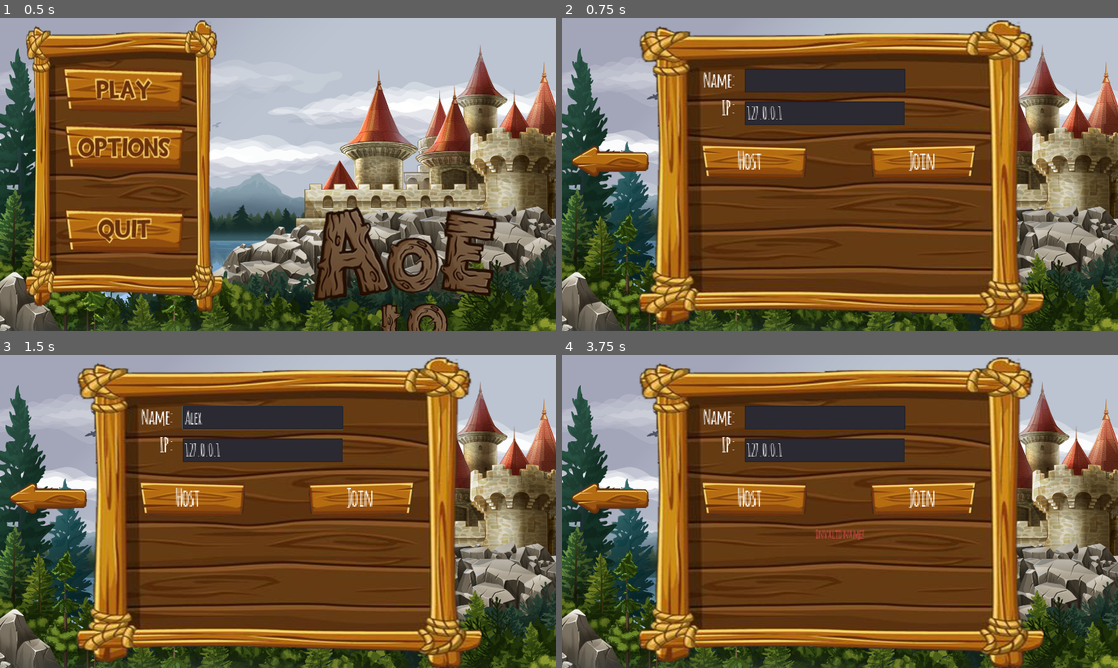
Above: before the commit, frames 1-4 (two rows, left to right).
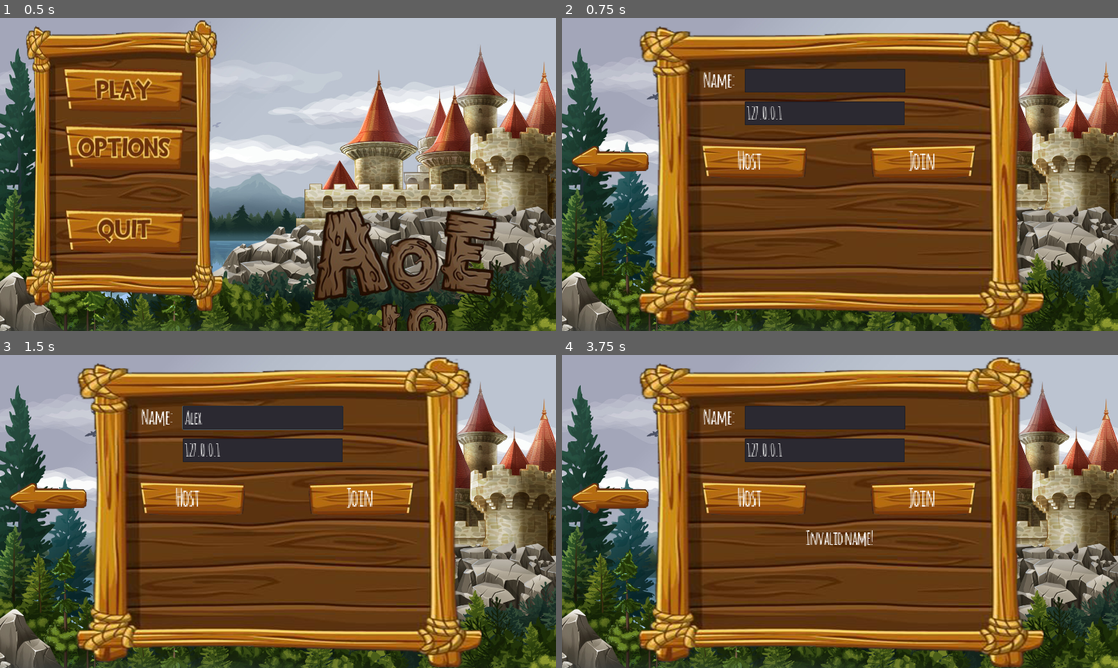
Above: after the commit, the same moments.

Repository: dzeus14omega/aoe_by_GODOT
Game: Godot game, scene res://scenes/mainMenu.tscn
Two runs of this game, one before a commit and one after it. Both use one fixed random seed, a clock stepped at 60 frames per second and the inputs below. The engine's default icon, where the game draws it, is replaced by a stand-in: a white triangle on a blue panel in a dark square. Sound files missing from this copy of the repository are replaced by a short silence.
Inputs (mouse positions are in pixels of both pictures, inside the frame that each line leads up to):
- Up to frame 1 (0.5 s): no input
- Up to frame 2 (0.75 s): click (684, 89) at 0.5 s
- Up to frame 3 (1.5 s): click (261, 417) at 1.27 s; type "Alex" at 1.35 s
- Up to frame 4 (3.75 s): click (612, 495) at 2 s; click (684, 426) at 2.75 s; tap Enter at 3.5 s; move the mouse to (962, 495) at 3.52 s; click (962, 495) at 3.67 s

Frame 1 is identical in both runs. In frame 2, less than 0.1% of the frame differs, in the area x 28-31%, y 26-32%; in frame 3, less than 0.1%; in frame 4, 0.4%, in the area x 28-56%, y 26-62%.

Commit message:
fix bug connection issue, add temp background loading feature, fix all gold issue

Diff:
--- a/actor/constuction/Barrack.gd
+++ b/actor/constuction/Barrack.gd
@@ -45,25 +45,31 @@
 func trainAmry(unitID : int):
 	if listTraining.size() <= maxTrainAmount - 1:
 		var new_unit
+		var cur_unitCost
 		if unitID == 0:
 			new_unit = soldier
+			cur_unitCost = soldier._cost
 		if unitID == 1:
 			new_unit = archer
+			cur_unitCost = archer._cost
 		if unitID == 2:
 			new_unit = giant
-		listTraining.append(unitID)
+			cur_unitCost = giant._cost
 
-		if listTraining.size() == 1:
-			#curUnitType = unit
-			$Timer.wait_time = new_unit.getTrainTime()
-			_on_timeTrainingUpdate($Timer.wait_time)
-			$trainingProgress.visible = true
-			$Timer.start()
-		if listTraining.size() > 1:
-			var new_waitTime = $Timer.time_left + new_unit.getTrainTime()
-			_on_timeTrainingUpdate(new_waitTime)
-			$Timer.start(new_waitTime)
-		pass
+		if _mKing.spendGold_If_Possible(cur_unitCost):
+			listTraining.append(unitID)
+
+			if listTraining.size() == 1:
+				#curUnitType = unit
+				$Timer.wait_time = new_unit.getTrainTime()
+				_on_timeTrainingUpdate($Timer.wait_time)
+				$trainingProgress.visible = true
+				$Timer.start()
+			if listTraining.size() > 1:
+				var new_waitTime = $Timer.time_left + new_unit.getTrainTime()
+				_on_timeTrainingUpdate(new_waitTime)
+				$Timer.start(new_waitTime)
+			pass
 	pass
 
 func _on_total_time_trainingUpdate(time_left):
--- a/actor/constuction/GoldMiner.tscn
+++ b/actor/constuction/GoldMiner.tscn
@@ -109,17 +109,17 @@
 [node name="CoinGainAnimation1" parent="gold_batch" instance=ExtResource( 8 )]
 visible = false
 position = Vector2( -37, 16 )
-frame = 0
+frame = 9
 
 [node name="CoinGainAnimation2" parent="gold_batch" instance=ExtResource( 8 )]
 visible = false
 position = Vector2( -5, 16 )
-frame = 8
+frame = 7
 
 [node name="CoinGainAnimation3" parent="gold_batch" instance=ExtResource( 8 )]
 visible = false
 position = Vector2( 27, 16 )
-frame = 4
+frame = 3
 
 [node name="Sprite" type="Sprite" parent="."]
 position = Vector2( 1.90735e-06, -1.90735e-06 )
--- a/actor/constuction/Tower.tscn
+++ b/actor/constuction/Tower.tscn
@@ -241,13 +241,15 @@
 } ]
 
 [node name="tower" type="StaticBody2D"]
-position = Vector2( 0, -32 )
 script = ExtResource( 2 )
+__meta__ = {
+"_edit_group_": true
+}
 
 [node name="shadow" type="Sprite" parent="."]
-self_modulate = Color( 0, 0, 0, 0.14902 )
+self_modulate = Color( 0, 0, 0, 0.572549 )
 position = Vector2( -1.11764, 34.3308 )
-scale = Vector2( 0.0416834, 0.0250944 )
+scale = Vector2( 0.201681, 0.121417 )
 texture = ExtResource( 1 )
 
 [node name="range" type="Area2D" parent="."]
@@ -257,13 +259,11 @@
 shape = SubResource( 1 )
 
 [node name="Sprite" type="Sprite" parent="."]
-self_modulate = Color( 0.172549, 0.172549, 0.172549, 1 )
-position = Vector2( 0, -200 )
+position = Vector2( 4.33681e-19, -2.38419e-07 )
 scale = Vector2( 0.235294, 0.221417 )
 texture = ExtResource( 1 )
 
 [node name="CollisionShape2D" type="CollisionShape2D" parent="."]
-position = Vector2( 0, -552 )
 shape = SubResource( 2 )
 
 [node name="ReloadTime" type="Timer" parent="."]
--- a/actor/object/battle_field/MinePoint.gd
+++ b/actor/object/battle_field/MinePoint.gd
@@ -18,6 +18,7 @@
 	pass
 
 func _process(delta):
-	if construction == null and $biome_animated.visible == false:
+	if !is_instance_valid(construction) and $biome_animated.visible == false:
 		$biome_animated.visible = true
+		construction = null
 	pass
--- a/actor/player/ui_component/TrainingButton.gd
+++ b/actor/player/ui_component/TrainingButton.gd
@@ -66,6 +66,7 @@
 
 
 func _on_train_button_up():
-	if main_parent.spendGold_If_Possible(cur_unitCost):
-		_barrackLink.trainAmry(cur_unitSelect)
+	_barrackLink.trainAmry(cur_unitSelect)
+#	if main_parent.spendGold_If_Possible(cur_unitCost):
+#		_barrackLink.trainAmry(cur_unitSelect)
 	pass # Replace with function body.
--- a/actor/unit/King.gd
+++ b/actor/unit/King.gd
@@ -34,6 +34,8 @@
 var _tmpPosBuilding := Vector2(0,0)
 var _curBuildType : int
 var _status : int = 0  #0: normal  1: building
+
+var refundGold = 0
 
 ## barrack manage var
 var MAX_BARRACKCOUNT = 7
@@ -89,21 +91,20 @@
 	if (self._status == 1):
 		if (self.position != _tmpPosBuilding):
 			rpc("stopBuildingAnimate")
-			var returnGold = 0
-			match _curBuildType:
-				0:
-					returnGold = _goldmine._cost
-				1:
-					returnGold = _barrack._cost
-				2:
-					returnGold = _tower._cost
-				3:
-					returnGold = _wall._cost
+#			var returnGold = 0
+#			match _curBuildType:
+#				0:
+#					returnGold = _goldmine._cost
+#				1:
+#					returnGold = _barrack._cost
+#				2:
+#					returnGold = _tower._cost
+#				3:
+#					returnGold = _wall._cost
 
 			#roll back gold refefund for total gold
-			self._total_gold -= returnGold
-
-			gain_gold(returnGold)
+			gain_refundGold()
+
 			$buildProgress.visible = false
 			$BuildingTimer.stop()
 			self._status = 0
@@ -257,6 +258,8 @@
 
 func buildConstruction(type : int):  #0: gold mine, 1: barrack, 2: tower, 3: wall
 	if is_network_master():
+		if (_status == 1):
+			gain_refundGold()
 
 		_curBuildType = type
 		if type == 3:
@@ -399,12 +402,14 @@
 	self._current_gold += amountOfGold
 	self._total_gold += amountOfGold
 	$UI/statusGold/gold_amount.set_text(String(checkGoldLeft()))
+
 	pass
 
 func spendGold_If_Possible(amountOfGold):
 	if self._current_gold - amountOfGold >= 0:
 		_current_gold -= amountOfGold
 		$UI/statusGold/gold_amount.set_text(String(checkGoldLeft()))
+		refundGold = amountOfGold
 		return true
 	else:
 		return false
@@ -414,3 +419,8 @@
 
 func add_total_armyUnit():
 	_total_armyUnit += 1
+
+func gain_refundGold():
+	self._total_gold -= refundGold
+	gain_gold(refundGold)
+	refundGold = 0
--- a/client_server/gamestate.gd
+++ b/client_server/gamestate.gd
@@ -29,6 +29,7 @@
 signal game_ended()
 signal game_error(what)
 signal player_colorPane_changed()
+signal loadResourceSuceeded()
 
 # Callback from SceneTree.
 func _player_connected(id):
@@ -38,17 +39,30 @@
 
 # Callback from SceneTree.
 func _player_disconnected(id):
+	print("player disconnect" + str(id))
 	if has_node("/root/World/kingdoms"): # Game is in progress.
-		if get_tree().get_root().get_node("World/kingdoms").get_node(str(id)).has_node("king"):
-			if get_tree().is_network_server():
-				emit_signal("game_error", "Player " + str(id) + " disconnected")
-				end_game()
+		if !get_tree().get_root().get_node("World/kingdoms").has_node(str(id)):
+			#player join when game has started
+			unregister_player(id)
+		elif get_tree().get_root().get_node("World/kingdoms").get_node(str(id)).has_node("king"):
+			#player disconnect while playing
+			get_tree().get_root().get_node("World/kingdoms").get_node(str(id)).queue_free()
+#			if get_tree().is_network_server():
+#				forceEndGame(id)
+#			else:
+#				rpc_id(1, "forceEndGame", id)
 		else:
 			get_tree().get_root().get_node("World/kingdoms").get_node(str(id)).queue_free()
 	else: # Game is not in progress
 		# Unregister this player.
 		unregister_player(id)
 
+remote func forceEndGame(id):
+	unregister_player(id)
+	emit_signal("game_error", "Player " + str(id) + " disconnected")
+	end_game()
+	pass
+
 # Callback from SceneTree, only for clients (not server).
 func _connected_ok():
 	# We just connected to a server
@@ -64,6 +78,7 @@
 # Callback from SceneTree, only for clients (not server).
 func _connected_fail():
 	get_tree().set_network_peer(null) # Remove peer
+	print("connect fail")
 	emit_signal("connection_failed")
 
 # Lobby management functions.
@@ -97,13 +112,24 @@
 	pass
 
 remote func pre_start_game(spawn_points):
+	#LoadScene
+#	var listSceneToLoad = {
+#		"world": "res://scenes/world.tscn",
+#		"player_scene": "res://actor/Kingdom.tscn"
+#	}
+
+	#var loadedScenes = LoadingScene.load_scene(listSceneToLoad)
+	#yield(self, "loadResourceSuceeded")
+
 	# Change scene.
 	var world = load("res://scenes/world.tscn").instance()
+	#var world = loadedScenes.get("world")
 	get_tree().get_root().add_child(world)
 
 	get_tree().get_root().get_node("Lobby").hide()
 
 	var player_scene = load("res://actor/Kingdom.tscn")
+	#var player_scene = loadedScenes.get("player_scene")
 
 	for p_id in spawn_points:
 		var spawn_pos = world.get_node("SpawnPoints/" + str(spawn_points[p_id])).position
@@ -159,6 +185,7 @@
 	var client = NetworkedMultiplayerENet.new()
 	client.create_client(ip, DEFAULT_PORT)
 	get_tree().set_network_peer(client)
+
 
 func get_player_list():
 	return players.values()
@@ -186,8 +213,9 @@
 func end_game():
 	if has_node("/root/World"): # Game is in progress.
 		# End it
+		print("mark1")
 		get_node("/root/World").queue_free()
-
+	print("mark2")
 	emit_signal("game_ended")
 	players.clear()
 
--- a/client_server/lobby.gd
+++ b/client_server/lobby.gd
@@ -85,8 +85,15 @@
 	gameUtils.save_setting()
 
 	gamestate.join_game(ip, player_name)
+	$Connect/Timer.start()
+	$Connect/LoadingIcon.visible = true
+	$Connect/LoadingIcon.play("searching")
 
 func _on_connection_success():
+	$Connect/Timer.stop()
+	$Connect/LoadingIcon.stop()
+	$Connect/LoadingIcon.visible = false
+
 	gameUtils.playAudioLobby()
 	$Connect.hide()
 	$Players.show()
@@ -98,29 +105,35 @@
 		#print("is master")
 		$Players/Label.visible = false
 
-
 func _on_connection_failed():
+	$Connect/LoadingIcon.stop()
+	$Connect/LoadingIcon.visible = false
+
 	$Connect/Host.visible = true
 	$Connect/Join.visible = true
 	$Connect/ErrorLabel.set_text("Connection failed.")
 
+
 func _on_game_ended():
 	gameUtils.playAudioMenu()
+	print("mark3")
 	get_tree().get_network_peer().close_connection(200)
+	print("mark4")
 	show()
 	$Connect.show()
 	$Players.hide()
 	$AnimationPlayer.play_backwards("colorPane_in")
 	$Connect/Host.visible = true
 	$Connect/Join.visible = true
+	print("mark5")
 
 
 func _on_game_error(errtxt):
-	$ErrorDialog.dialog_text = errtxt
-	$ErrorDialog.popup_centered_minsize()
+	$Connect/ErrorLabel.text = errtxt
+	#$ErrorDialog.dialog_text = errtxt
+	#$ErrorDialog.popup_centered_minsize()
 	$Connect/Host.visible = true
 	$Connect/Join.visible = true
-
 
 func refresh_lobby():
 	if get_tree().is_network_server():
@@ -178,6 +191,10 @@
 	get_tree().change_scene("res://scenes/mainMenu.tscn")
 	pass # Replace with function body.
 
+func _on_TimerConnect_timeout():
+	get_tree().emit_signal("connection_failed")
+	pass # Replace with function body.
+
 #===========================Button Control======================================
 func _on_color1_button_down():
 	#if (!$ColorPane/GridContainer/color1.pressed):
--- a/default_env.tres
+++ b/default_env.tres
@@ -3,7 +3,7 @@
 [sub_resource type="ProceduralSky" id=1]
 
 [resource]
-background_mode = 3
+background_mode = 2
 background_sky = SubResource( 1 )
 glow_enabled = true
 glow_blend_mode = 0
--- a/project.godot
+++ b/project.godot
@@ -154,6 +154,7 @@
 
 gamestate="*res://client_server/gamestate.gd"
 gameUtils="*res://scenes/GameUtils.tscn"
+LoadingScene="*res://scenes/LoadingScene.tscn"
 
 [display]
 
--- /dev/null
+++ b/scenes/LoadingScene.gd
@@ -0,0 +1,98 @@
+extends Control
+
+var threads = []
+var ListLoadedScene = {}
+
+signal allThreadFinished()
+
+onready var progress = $ColorRect/ProgressBar
+
+func _ready():
+	self.hide()
+	pass # Replace with function body.
+
+func _thread_load(pair):
+	var key  = pair[0]
+	var path = pair[1]
+	#for path in ListPath:
+	var ril = ResourceLoader.load_interactive(path)
+	assert(ril)
+	var total = ril.get_stage_count()
+	# Call deferred to configure max load steps.
+	print("mark x2")
+	progress.call_deferred("set_max", (progress.value + total))
+	print("mark x3")
+	var res = null
+
+	while true: #iterate until we have a resource
+		# Update progress bar, use call deferred, which routes to main thread.
+		#progress.call_deferred("set_value", (progress.value + ril.get_stage))
+		print("mark x4")
+		# Simulate a delay.
+		#OS.delay_msec(0)
+		# Poll (does a load step).
+		var err = ril.poll()
+		# If OK, then load another one. If EOF, it' s done. Otherwise there was an error.
+		if err == ERR_FILE_EOF:
+			# Loading done, fetch resource.
+			res = ril.get_resource()
+			break
+		elif err != OK:
+			# Not OK, there was an error.
+			print("There was an error loading")
+			break
+	# Send whathever we did (or did not) get.
+	call_deferred("_thread_done", res, key)
+
+func _thread_done(resource, key):
+	assert(resource)
+	print("mark210")
+	# Always wait for threads to finish, this is required on Windows.
+	for thread in  threads:
+		thread.wait_to_finish()
+
+	# Hide the progress bar.
+	#progress.hide()
+
+
+	ListLoadedScene[key] = resource.instance()
+	print("mark211")
+	emit_signal("allThreadFinished")
+	print("mark212")
+	# Instantiate new scene.
+#	var new_scene = resource.instance()
+#	# Free current scene.
+#	get_tree().current_scene.free()
+#	get_tree().current_scene = null
+#	# Add new one to root.
+#
+#	#sync should be place here
+#	get_tree().root.add_child(new_scene)
+#	# Set as current scene.
+#	get_tree().current_scene = new_scene
+
+func load_scene(pathList):
+	$AnimationPlayer.play("fadeIn")
+	ListLoadedScene.clear()
+	progress.value = 0
+	threads.clear()
+
+	print("mark x1")
+	for key in pathList:
+		var thread = Thread.new()
+		threads.append(thread)
+		var pair = [key, pathList.get(key)]
+		thread.start(self, "_thread_load", pair)
+
+	raise()
+	print("mark21")
+	yield(self, "allThreadFinished")
+	print("mark22")
+	gamestate.emit_signal("loadResourceSuceeded")
+	$AnimationPlayer.play("fadeOut")
+	return ListLoadedScene
+
+
+
+#func _process(delta):
+#	pass
--- /dev/null
+++ b/scenes/LoadingScene.tscn
@@ -0,0 +1,75 @@
+[gd_scene load_steps=7 format=2]
+
+[ext_resource path="res://font_style/Amatic-Bold.ttf" type="DynamicFontData" id=1]
+[ext_resource path="res://scenes/bg_castle.tscn" type="PackedScene" id=2]
+[ext_resource path="res://scenes/LoadingScene.gd" type="Script" id=3]
+
+[sub_resource type="DynamicFont" id=1]
+size = 60
+font_data = ExtResource( 1 )
+
+[sub_resource type="Animation" id=3]
+resource_name = "fadeIn"
+length = 0.5
+tracks/0/type = "value"
+tracks/0/path = NodePath(".:modulate")
+tracks/0/interp = 1
+tracks/0/loop_wrap = true
+tracks/0/imported = false
+tracks/0/enabled = true
+tracks/0/keys = {
+"times": PoolRealArray( 0, 0.5 ),
+"transitions": PoolRealArray( 1, 1 ),
+"update": 0,
+"values": [ Color( 1, 1, 1, 0 ), Color( 1, 1, 1, 1 ) ]
+}
+
+[sub_resource type="Animation" id=2]
+resource_name = "fadeOut"
+length = 0.5
+tracks/0/type = "value"
+tracks/0/path = NodePath(".:modulate")
+tracks/0/interp = 1
+tracks/0/loop_wrap = true
+tracks/0/imported = false
+tracks/0/enabled = true
+tracks/0/keys = {
+"times": PoolRealArray( 0, 0.5 ),
+"transitions": PoolRealArray( 1, 1 ),
+"update": 0,
+"values": [ Color( 1, 1, 1, 1 ), Color( 1, 1, 1, 0 ) ]
+}
+
+[node name="LoadingScene" type="Control"]
+anchor_right = 1.0
+anchor_bottom = 1.0
+script = ExtResource( 3 )
+__meta__ = {
+"_edit_use_anchors_": false
+}
+
+[node name="bg_castle" parent="." instance=ExtResource( 2 )]
+
+[node name="ColorRect" type="ColorRect" parent="."]
+anchor_right = 1.004
+anchor_bottom = 1.015
+margin_right = 0.319824
+margin_bottom = -8.20007
+color = Color( 0, 0, 0, 0.545098 )
+__meta__ = {
+"_edit_use_anchors_": false
+}
+
+[node name="ProgressBar" type="ProgressBar" parent="ColorRect"]
+margin_left = 504.0
+margin_top = 960.0
+margin_right = 1544.0
+margin_bottom = 1048.0
+custom_fonts/font = SubResource( 1 )
+__meta__ = {
+"_edit_use_anchors_": false
+}
+
+[node name="AnimationPlayer" type="AnimationPlayer" parent="."]
+anims/fadeIn = SubResource( 3 )
+anims/fadeOut = SubResource( 2 )
--- a/scenes/lobby.tscn
+++ b/scenes/lobby.tscn
@@ -11,6 +11,9 @@
 [ext_resource path="res://assets/icon/soldier_icon.png" type="Texture" id=9]
 [ext_resource path="res://assets/ui/btn_back.png" type="Texture" id=10]
 [ext_resource path="res://scenes/bg_castle.tscn" type="PackedScene" id=11]
+[ext_resource path="res://assets/character/giant2.png" type="Texture" id=12]
+[ext_resource path="res://assets/character/giant3.png" type="Texture" id=13]
+[ext_resource path="res://assets/character/giant1.png" type="Texture" id=14]
 
 [sub_resource type="DynamicFont" id=1]
 size = 40
@@ -47,14 +50,22 @@
 font_data = ExtResource( 2 )
 
 [sub_resource type="DynamicFont" id=10]
-size = 30
-font_data = ExtResource( 2 )
-
-[sub_resource type="DynamicFont" id=11]
+size = 45
+font_data = ExtResource( 2 )
+
+[sub_resource type="SpriteFrames" id=11]
+animations = [ {
+"frames": [ ExtResource( 14 ), ExtResource( 12 ), ExtResource( 14 ), ExtResource( 13 ) ],
+"loop": true,
+"name": "searching",
+"speed": 5.0
+} ]
+
+[sub_resource type="DynamicFont" id=12]
 size = 56
 font_data = ExtResource( 2 )
 
-[sub_resource type="Animation" id=12]
+[sub_resource type="Animation" id=13]
 length = 0.8
 tracks/0/type = "value"
 tracks/0/path = NodePath("ColorPane:rect_position")
@@ -211,6 +222,7 @@
 }
 
 [node name="IPLabel" type="Label" parent="Connect"]
+visible = false
 margin_left = 192.0
 margin_top = 170.667
 margin_right = 234.0
@@ -279,11 +291,11 @@
 margin_left = 283.0
 margin_top = 389.0
 margin_right = 646.0
-margin_bottom = 424.0
+margin_bottom = 456.0
 size_flags_horizontal = 2
 size_flags_vertical = 0
 custom_fonts/font = SubResource( 10 )
-custom_colors/font_color = Color( 0.820312, 0.291595, 0.291595, 1 )
+custom_colors/font_color = Color( 1, 1, 1, 1 )
 align = 1
 __meta__ = {
 "_edit_use_anchors_": false
@@ -302,6 +314,17 @@
 __meta__ = {
 "_edit_use_anchors_": false
 }
+
+[node name="LoadingIcon" type="AnimatedSprite" parent="Connect"]
+visible = false
+position = Vector2( 464, 554.667 )
+frames = SubResource( 11 )
+animation = "searching"
+frame = 1
+
+[node name="Timer" type="Timer" parent="Connect"]
+wait_time = 5.0
+one_shot = true
 
 [node name="ErrorDialog" type="AcceptDialog" parent="."]
 margin_top = 24.0
@@ -475,20 +498,21 @@
 margin_top = -252.5
 margin_right = 76.0
 margin_bottom = -191.5
-custom_fonts/font = SubResource( 11 )
+custom_fonts/font = SubResource( 12 )
 text = "Pick color"
 __meta__ = {
 "_edit_use_anchors_": false
 }
 
 [node name="AnimationPlayer" type="AnimationPlayer" parent="."]
-anims/colorPane_in = SubResource( 12 )
+anims/colorPane_in = SubResource( 13 )
 
 [connection signal="released" from="Players/Start" to="." method="_on_start_released"]
 [connection signal="pressed" from="Players/Leave" to="." method="_on_Leave_pressed"]
 [connection signal="pressed" from="Connect/Host" to="." method="_on_host_pressed"]
 [connection signal="pressed" from="Connect/Join" to="." method="_on_join_pressed"]
 [connection signal="pressed" from="Connect/BackMenu" to="." method="_on_BackMenu_pressed"]
+[connection signal="timeout" from="Connect/Timer" to="." method="_on_TimerConnect_timeout"]
 [connection signal="button_down" from="ColorPane/GridContainer/color1" to="." method="_on_color1_button_down"]
 [connection signal="button_down" from="ColorPane/GridContainer/color2" to="." method="_on_color2_button_down"]
 [connection signal="button_down" from="ColorPane/GridContainer/color3" to="." method="_on_color3_button_down"]
--- a/scenes/mainMenu.tscn
+++ b/scenes/mainMenu.tscn
@@ -120,14 +120,16 @@
 }
 
 [node name="Title" type="TextureRect" parent="."]
+visible = false
+modulate = Color( 0.0666667, 0.0666667, 0.0666667, 1 )
 anchor_left = 1.0
 anchor_top = 1.0
 anchor_right = 1.0
 anchor_bottom = 1.0
 margin_left = -840.0
-margin_top = -680.0
+margin_top = -180.0
 margin_right = -200.0
-margin_bottom = -191.997
+margin_bottom = 308.003
 texture = ExtResource( 10 )
 expand = true
 __meta__ = {
Not shown: 3 places in actor/player/UI.tscn that only renumber resources
Not shown: 1 places in scenes/lobby.tscn that only renumber resources
